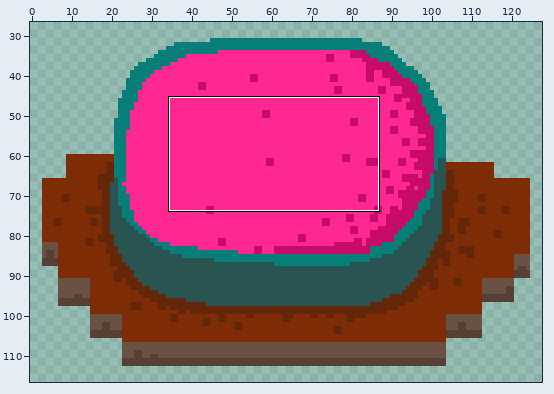
Edited in one commit: sprite sheet (assets/img/game/QTE/bouton_01.png). The picture above shows the old version from afar; the outline marks the close-up.
Close-up. Old version:
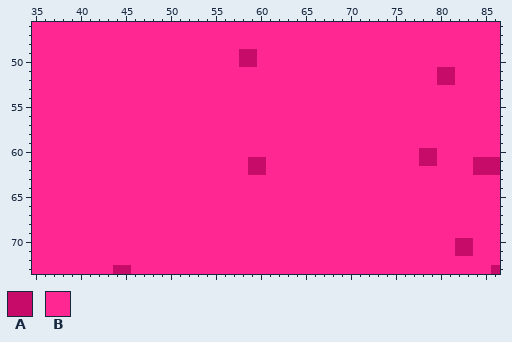
The file is 128x128 pixels. Shown: x 35..86, y 46..73. The wide view leaves out empty margins.
Palette (. is transparent): A #c60c68  B #ff2792
Pixels before, first column x 35:
46 BBBBBBBBBBBBBBBBBBBBBBBBBBBBBBBBBBBBBBBBBBBBBBBBBBBB
47 BBBBBBBBBBBBBBBBBBBBBBBBBBBBBBBBBBBBBBBBBBBBBBBBBBBB
48 BBBBBBBBBBBBBBBBBBBBBBBBBBBBBBBBBBBBBBBBBBBBBBBBBBBB
49 BBBBBBBBBBBBBBBBBBBBBBBAABBBBBBBBBBBBBBBBBBBBBBBBBBB
50 BBBBBBBBBBBBBBBBBBBBBBBAABBBBBBBBBBBBBBBBBBBBBBBBBBB
51 BBBBBBBBBBBBBBBBBBBBBBBBBBBBBBBBBBBBBBBBBBBBBAABBBBB
52 BBBBBBBBBBBBBBBBBBBBBBBBBBBBBBBBBBBBBBBBBBBBBAABBBBB
53 BBBBBBBBBBBBBBBBBBBBBBBBBBBBBBBBBBBBBBBBBBBBBBBBBBBB
54 BBBBBBBBBBBBBBBBBBBBBBBBBBBBBBBBBBBBBBBBBBBBBBBBBBBB
55 BBBBBBBBBBBBBBBBBBBBBBBBBBBBBBBBBBBBBBBBBBBBBBBBBBBB
56 BBBBBBBBBBBBBBBBBBBBBBBBBBBBBBBBBBBBBBBBBBBBBBBBBBBB
57 BBBBBBBBBBBBBBBBBBBBBBBBBBBBBBBBBBBBBBBBBBBBBBBBBBBB
58 BBBBBBBBBBBBBBBBBBBBBBBBBBBBBBBBBBBBBBBBBBBBBBBBBBBB
59 BBBBBBBBBBBBBBBBBBBBBBBBBBBBBBBBBBBBBBBBBBBBBBBBBBBB
60 BBBBBBBBBBBBBBBBBBBBBBBBBBBBBBBBBBBBBBBBBBBAABBBBBBB
61 BBBBBBBBBBBBBBBBBBBBBBBBAABBBBBBBBBBBBBBBBBAABBBBAAA
62 BBBBBBBBBBBBBBBBBBBBBBBBAABBBBBBBBBBBBBBBBBBBBBBBAAA
63 BBBBBBBBBBBBBBBBBBBBBBBBBBBBBBBBBBBBBBBBBBBBBBBBBBBB
64 BBBBBBBBBBBBBBBBBBBBBBBBBBBBBBBBBBBBBBBBBBBBBBBBBBBB
65 BBBBBBBBBBBBBBBBBBBBBBBBBBBBBBBBBBBBBBBBBBBBBBBBBBBB
66 BBBBBBBBBBBBBBBBBBBBBBBBBBBBBBBBBBBBBBBBBBBBBBBBBBBB
67 BBBBBBBBBBBBBBBBBBBBBBBBBBBBBBBBBBBBBBBBBBBBBBBBBBBB
68 BBBBBBBBBBBBBBBBBBBBBBBBBBBBBBBBBBBBBBBBBBBBBBBBBBBB
69 BBBBBBBBBBBBBBBBBBBBBBBBBBBBBBBBBBBBBBBBBBBBBBBBBBBB
70 BBBBBBBBBBBBBBBBBBBBBBBBBBBBBBBBBBBBBBBBBBBBBBBAABBB
71 BBBBBBBBBBBBBBBBBBBBBBBBBBBBBBBBBBBBBBBBBBBBBBBAABBB
72 BBBBBBBBBBBBBBBBBBBBBBBBBBBBBBBBBBBBBBBBBBBBBBBBBBBB
73 BBBBBBBBBAABBBBBBBBBBBBBBBBBBBBBBBBBBBBBBBBBBBBBBBBA
After:
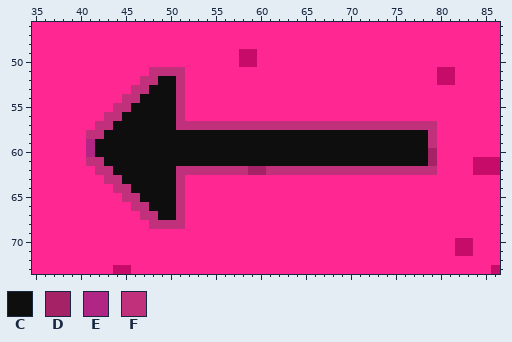
Colours new in this view: C #0f0e0e  D #a52266  E #b12584  F #c1307b
Changes in this commit:
y 51: x 48..51 BBBB -> FFFF
y 52: x 47..51 BBBBB -> FFCCF
y 53: x 46..51 BBBBBB -> FFCCCF
y 54: x 45..51 BBBBBBB -> FFCCCCF
y 55: x 44..51 BBBBBBBB -> FFCCCCCF
y 56: x 43..51 BBBBBBBBB -> FFCCCCCCF
y 57: x 42..79 BBBBBBBBBBBBBBBBBBBBBBBBBBBBBBBBBBBBBB -> FFCCCCCCCFFFFFFFFFFFFFFFFFFFFFFFFFFFFF
y 58: x 41..79 BBBBBBBBBBBBBBBBBBBBBBBBBBBBBBBBBBBBBBB -> FFCCCCCCCCCCCCCCCCCCCCCCCCCCCCCCCCCCCCF
y 59: x 41..79 BBBBBBBBBBBBBBBBBBBBBBBBBBBBBBBBBBBBBBB -> ECCCCCCCCCCCCCCCCCCCCCCCCCCCCCCCCCCCCCF
y 60: x 41..79 BBBBBBBBBBBBBBBBBBBBBBBBBBBBBBBBBBBBBAA -> ECCCCCCCCCCCCCCCCCCCCCCCCCCCCCCCCCCCCCD
y 61: x 41..79 BBBBBBBBBBBBBBBBBBAABBBBBBBBBBBBBBBBBAA -> FFCCCCCCCCCCCCCCCCCCCCCCCCCCCCCCCCCCCCD
y 62: x 42..79 BBBBBBBBBBBBBBBBBAABBBBBBBBBBBBBBBBBBB -> FFCCCCCCCFFFFFFFFDDFFFFFFFFFFFFFFFFFFF
y 63: x 43..51 BBBBBBBBB -> FFCCCCCCF
y 64: x 44..51 BBBBBBBB -> FFCCCCCF
y 65: x 45..51 BBBBBBB -> FFCCCCF
y 66: x 46..51 BBBBBB -> FFCCCF
y 67: x 47..51 BBBBB -> FFCCF
y 68: x 48..51 BBBB -> FFFF
Where, in picture pixels (left, top, right, bottom), the same in both close-ups:
changed: (86, 67, 437, 229)
